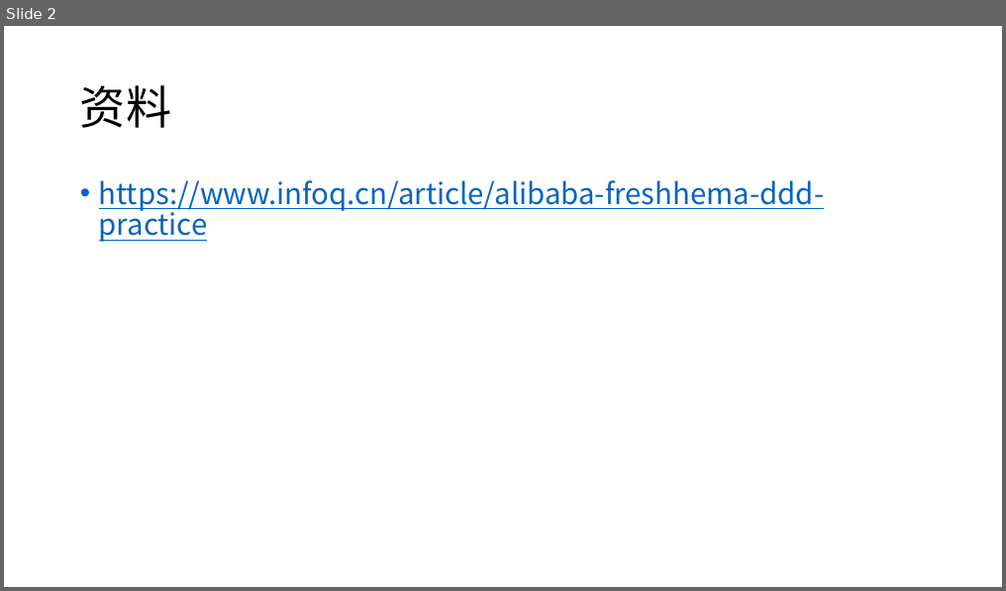
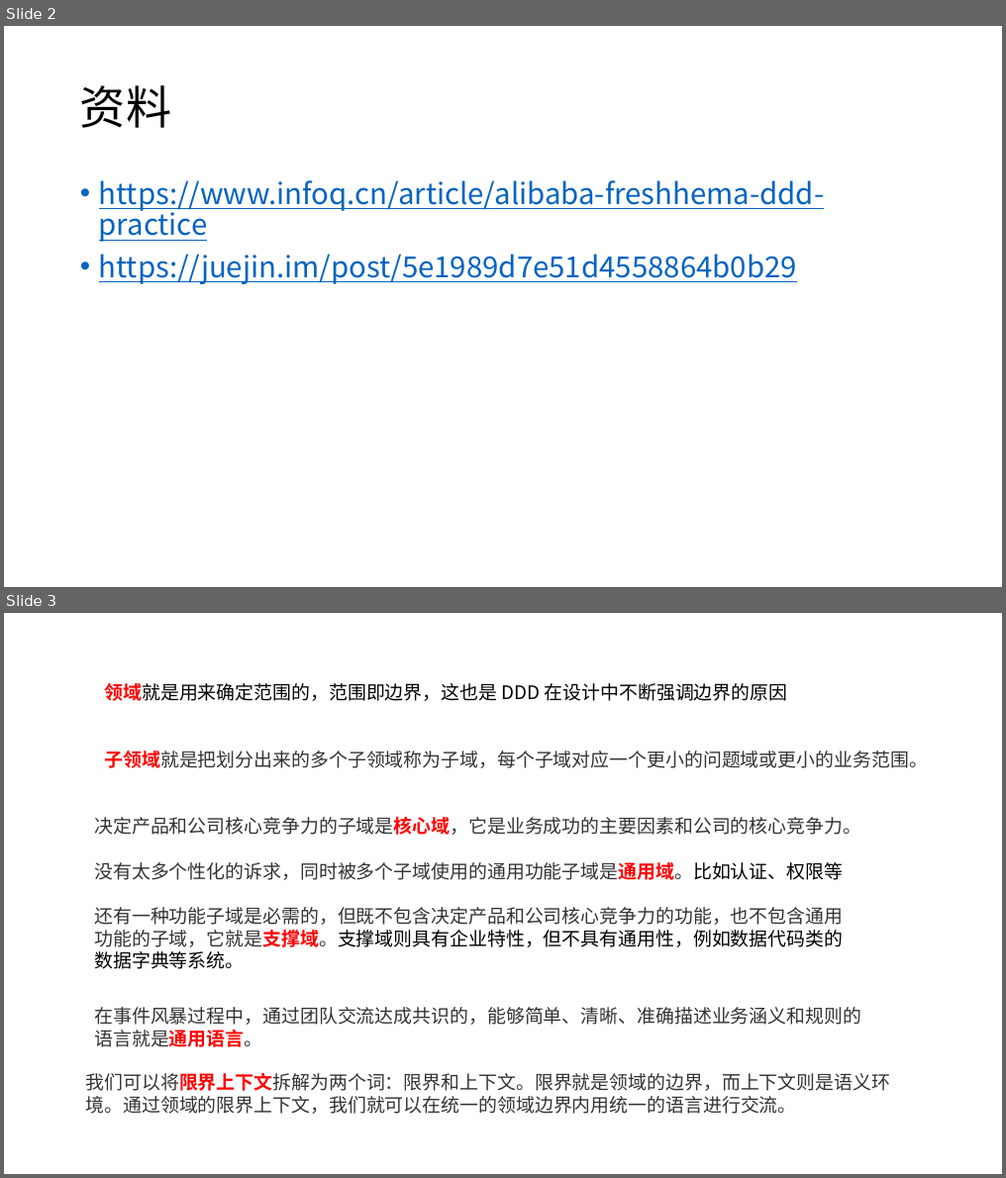
Before and after one commit to axzxs2001/DDD_Sample, a slide deck: DDD_Sample/Docs/DDD.pptx. Shown one above the other, each under a label of ours: slide 2 before the commit, slides 2 and 3 after it. The pictures are 1006x591 and 1006x1178 pixels, drawn with LibreOffice and Linux fonts; fonts in the diff are those of the drawing. Boxes give left, top, right and bottom in pixels: in the first picture for what was removed or moved away, otherwise in the second. Text is boxed around its words. In the diff, an @@ line names an element or a change of style, - is before the commit and + after.

```diff
--- a/DDD_Sample/Docs/DDD.pptx
+++ b/DDD_Sample/Docs/DDD.pptx
@@ slide 3 added at <box>4,613,1002,1174</box>, background #FFFFFF @@
@@ text added at <box>104,683,788,701</box>, 18 pt, text #000000 @@
+领域就是用来确定范围的，范围即边界，这也是 DDD 在设计中不断强调边界的原因
@@ text added at <box>104,751,928,768</box>, 18 pt, text #333333 @@
+子领域就是把划分出来的多个子领域称为子域，每个子域对应一个更小的问题域或更小的业务范围。
@@ text added at <box>94,817,861,969</box>, 18 pt, text #333333 @@
+决定产品和公司核心竞争力的子域是核心域，它是业务成功的主要因素和公司的核心竞争力。
+没有太多个性化的诉求，同时被多个子域使用的通用功能子域是通用域。比如认证、权限等
+还有一种功能子域是必需的，但既不包含决定产品和公司核心竞争力的功能，也不包含通用功能的子域，它就是支撑域。支撑域则具有企业特性，但不具有通用性，例如数据代码类的数据字典等系统。
@@ text added at <box>94,1007,861,1048</box>, 18 pt, text #333333 @@
+在事件风暴过程中，通过团队交流达成共识的，能够简单、清晰、准确描述业务涵义和规则的语言就是通用语言。
@@ text added at <box>86,1073,891,1114</box>, 18 pt, text #333333 @@
+我们可以将限界上下文拆解为两个词：限界和上下文。限界就是领域的边界，而上下文则是语义环境。通过领域的限界上下文，我们就可以在统一的领域边界内用统一的语言进行交流。
@@ slide 2 changed as well @@
@@ text at <box>99,254,797,284</box>: paragraph added @@
+• https://juejin.im/post/5e1989d7e51d4558864b0b29
```
Also in this commit, not shown: 2 other slides added, 7 other files.
